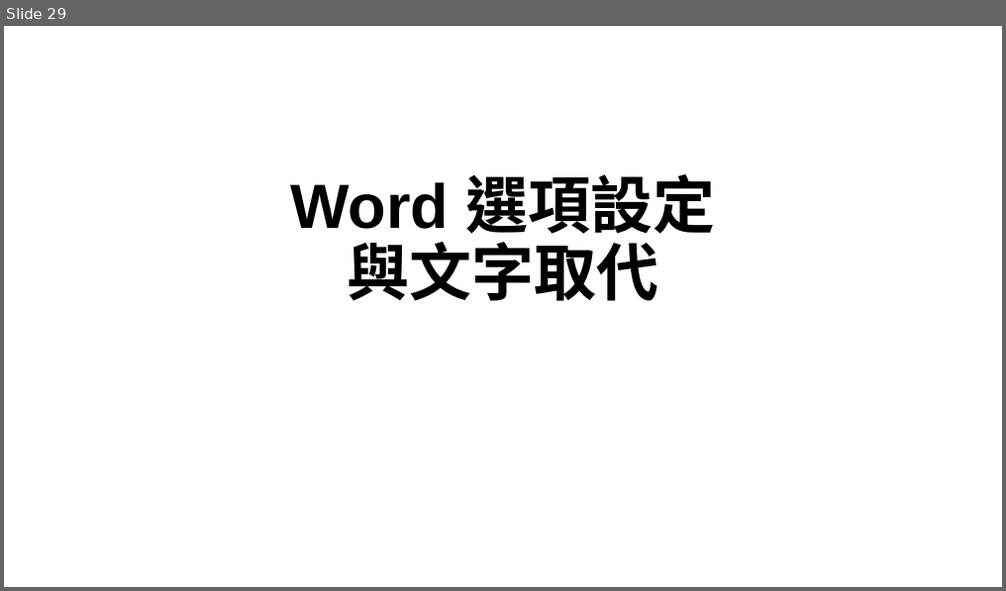
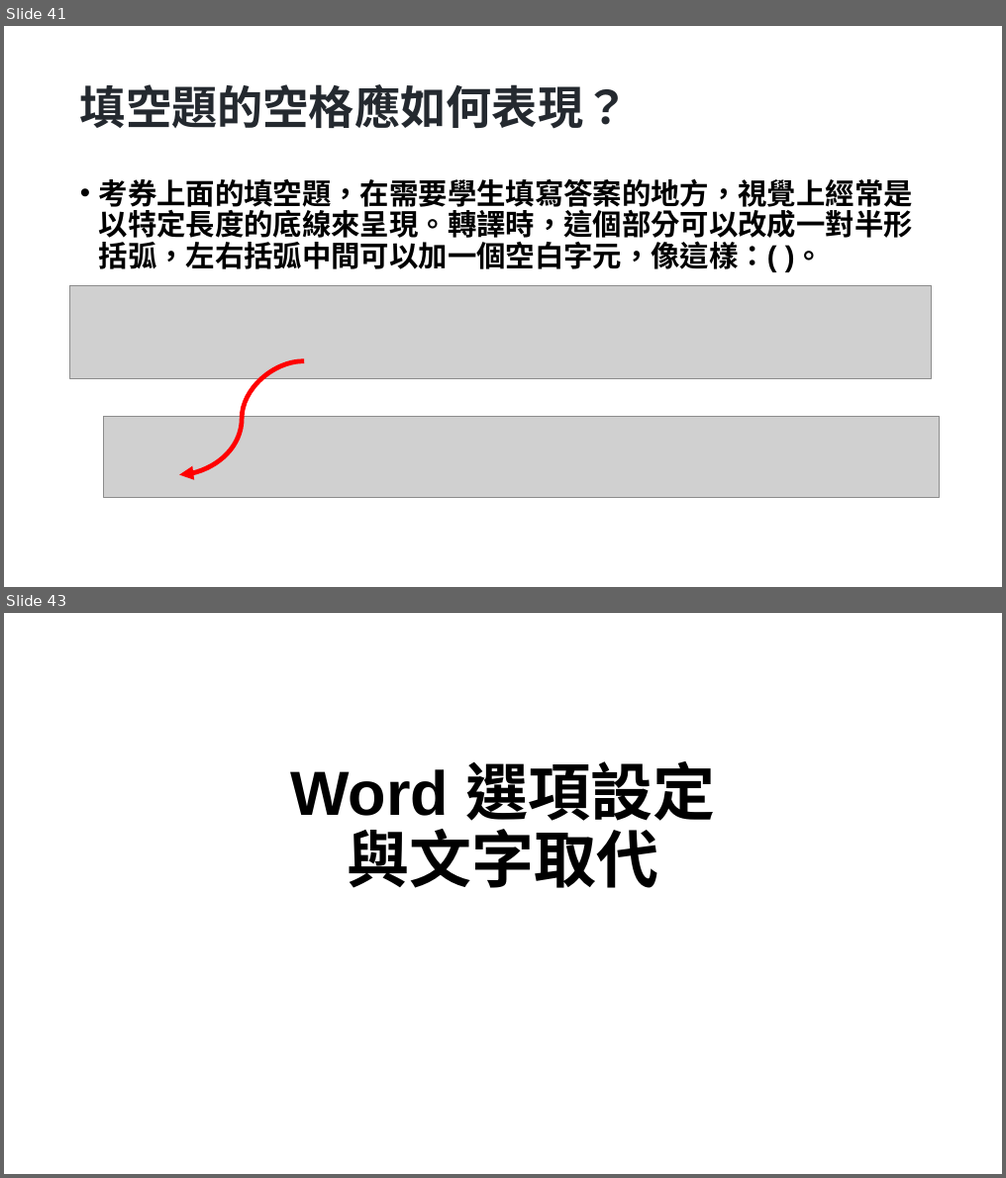
Before and after one commit to huanlin/VisualAids, a slide deck: Seminar/視障輔助教材轉檔研討會/投影片.pptx. Shown one above the other, each under a label of ours: slide 29 before the commit, slides 41 and 43 after it; the slides between them are not shown. The pictures are 1006x591 and 1006x1178 pixels, drawn with LibreOffice and Linux fonts; fonts in the diff are those of the drawing; grey boxes stand for pictures. Boxes give left, top, right and bottom in pixels: in the first picture for what was removed or moved away, otherwise in the second. Text is boxed around its words. In the diff, an @@ line names an element or a change of style, - is before the commit and + after.

```diff
--- a/Seminar/視障輔助教材轉檔研討會/投影片.pptx
+++ b/Seminar/視障輔助教材轉檔研討會/投影片.pptx
@@ slide 41 added at [4,26,1002,587], background #FFFFFF @@
@@ title added at [80,84,630,129], 44 pt, text #24292F, bold @@
+填空題的空格應如何表現？
@@ text added at [99,178,913,273], 28 pt, text #000000, bold @@
+• 考券上面的填空題，在需要學生填寫答案的地方，視覺上經常是以特定長度的底線來呈現。轉譯時，這個部分可以改成一對半形括弧，左右括弧中間可以加一個空白字元，像這樣：( )。
@@ picture added at [70,285,932,379] @@
@@ curved arrow added from (304, 362) to (179, 475), #FF0000 4.5 pt @@
@@ picture added at [103,417,939,497] @@
@@ what was slide 29 is now slide 43 @@
```
Also in this commit, not shown: 4 slides changed, 13 other slides added.
